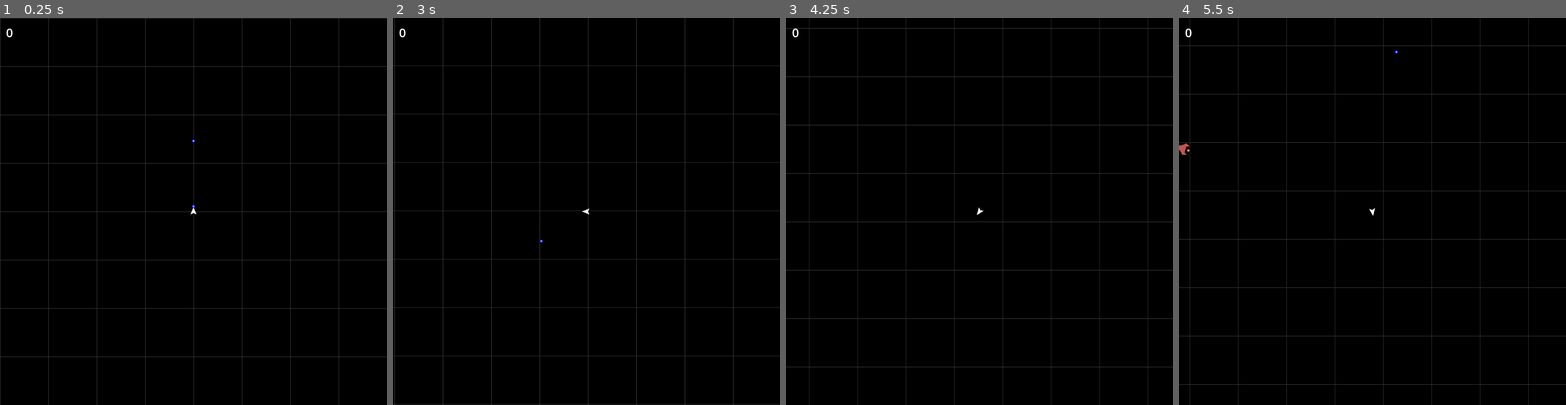
Above: before the commit, frames 1-4 (left to right).
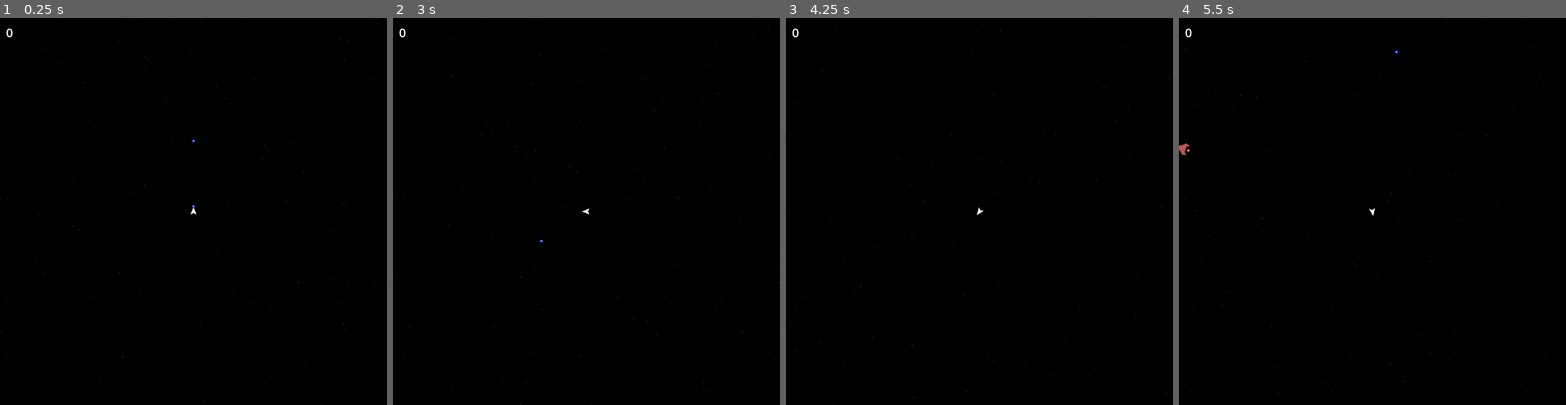
Above: after the commit, the same moments.

Repository: Trantarius/ArcadeGame
Game: Godot game, scene res://main.tscn
Same seed, same stepped clock (60 frames per second), same inputs: the game is played once before the commit and once after it.
Inputs (mouse positions are in pixels of both pictures, inside the frame that each line leads up to):
- Up to frame 1 (0.25 s): no input
- Up to frame 2 (3 s): move the mouse to (671, 192) at 0.52 s; hold D (right) 0.53-1.28 s; hold Space (shoot) 0.53-1.28 s; move the mouse to (509, 230) at 1.27 s; hold A (left) 1.28-2.03 s; tap Space (shoot) at 1.35, 2.85 s; move the mouse to (625, 126) at 2.02 s; hold D (right) 2.03-2.78 s; hold Space (shoot) 2.03-2.78 s; move the mouse to (567, 288) at 2.77 s; hold W (forward) from 2.78 s (still down)
- Up to frame 3 (4.25 s): move the mouse to (1095, 269) at 3.52 s; release W (forward) at 3.53 s; hold A (left) from 3.53 s (still down); hold Space (shoot) from 3.53 s (still down)
- Up to frame 4 (5.5 s): keep holding A (left); move the mouse to (1256, 153) at 4.27 s; release Space (shoot) at 4.28 s; tap Space (shoot) at 4.35 s; move the mouse to (1391, 211) at 5.02 s; hold Space (shoot) from 5.03 s (still down)

The runs differ from the first frame. In frame 1, 2.0% of the frame differs, in the area x 0-100%, y 0-100%; in frame 2, 2.0%; in frame 3, 2.0%; in frame 4, 2.0%.

Commit message:
ambient particles

Diff:
--- /dev/null
+++ b/ambientparticles.gdshader
@@ -0,0 +1,40 @@
+shader_type particles;
+
+uniform float width=1024;
+uniform float height=1024;
+uniform float drift_speed=8;
+uniform float fade_time=1;
+uniform float parallax=0;
+
+float randf(uint seed, uint n,uint idx){
+	seed = seed^(n*uint(12345))^(idx*uint(54321));
+	return float(seed%uint(1000))/1000.0;
+}
+
+void start() {
+	TRANSFORM=mat4(1);
+
+	VELOCITY=vec3((randf(RANDOM_SEED,NUMBER,8956)*2.0-1.0)*drift_speed,
+				  (randf(RANDOM_SEED,NUMBER,139)*2.0-1.0)*drift_speed,
+				  (randf(RANDOM_SEED,NUMBER,963)*2.0-1.0)*drift_speed);
+	// age
+	CUSTOM.w=0.0;
+	// true position
+	CUSTOM.xyz = vec3((randf(RANDOM_SEED,NUMBER,567)-0.5)*width,
+					  (randf(RANDOM_SEED,NUMBER,4783)-0.5)*height,
+					   randf(RANDOM_SEED,NUMBER,93675) * (width+height)/2.0);
+}
+
+void process() {
+	CUSTOM.xyz += VELOCITY*DELTA;
+	float depth = CUSTOM.z*2.0/(width+height);
+	vec2 pos = CUSTOM.xy + (1.0-1.0/(depth*parallax+1.0))*EMISSION_TRANSFORM[3].xy;
+
+	pos -= EMISSION_TRANSFORM[3].xy;
+	pos.x = mod(pos.x,width)-width/2.0;
+	pos.y = mod(pos.y,height)-height/2.0;
+	pos += EMISSION_TRANSFORM[3].xy;
+	TRANSFORM[3].xy = pos;
+	CUSTOM.w+=DELTA;
+	COLOR.a=min(CUSTOM.w,LIFETIME-CUSTOM.w)/fade_time;
+}
--- a/hornet/hornet.gd
+++ b/hornet/hornet.gd
@@ -19,6 +19,7 @@
 		linear_target = Vector2.ZERO
 		angular_control_mode = ControlMode.THRUST
 		angular_target = 0
+		fire_timer = max(0,fire_timer-delta)
 	else:
 
 		linear_control_mode = ControlMode.POSITION
@@ -36,13 +37,13 @@
 		else:
 			fire_timer = max(0,fire_timer-delta)
 
-		if(!is_instance_valid(charging_shot)):
-			make_new_shot()
+	if(!is_instance_valid(charging_shot)):
+		make_new_shot()
 
-		charging_shot.scale = Vector2.ONE*fire_timer/fire_delay
-		if(fire_timer>fire_delay):
-			fire()
-			fire_timer-=fire_delay
+	charging_shot.scale = Vector2.ONE*fire_timer/fire_delay
+	if(fire_timer>fire_delay):
+		fire()
+		fire_timer-=fire_delay
 
 func make_new_shot()->void:
 	if(is_instance_valid(charging_shot)):
--- a/main.tscn
+++ b/main.tscn
@@ -14,15 +14,16 @@
 follow_viewport_enabled = true
 
 [node name="BackgroundTexture" type="TextureRect" parent="BackgroundLayer"]
-modulate = Color(0.25098, 0.25098, 0.25098, 1)
-texture_filter = 1
-offset_left = -512.0
-offset_top = -512.0
-offset_right = 512.0
-offset_bottom = 512.0
+visible = false
+modulate = Color(0.223529, 0.223529, 0.223529, 1)
+offset_left = -770.0
+offset_top = -687.0
+offset_right = 760.0
+offset_bottom = 767.0
 texture = ExtResource("1_ennhv")
 stretch_mode = 1
 script = ExtResource("2_0i1pn")
+centered = true
 
 [node name="UILayer" type="CanvasLayer" parent="."]
 layer = 2
--- a/player/camera.gd
+++ b/player/camera.gd
@@ -5,6 +5,8 @@
 var is_free:bool = false
 
 # Called every frame. 'delta' is the elapsed time since the previous frame.
-func _process(delta: float) -> void:
+func _physics_process(delta: float) -> void:
+	$AmbientParticles.process_material.set_shader_parameter('width',get_viewport().size.x)
+	$AmbientParticles.process_material.set_shader_parameter('height',get_viewport().size.y)
 	if(is_free):
 		position += velocity*delta
--- a/player/player.tscn
+++ b/player/player.tscn
@@ -1,7 +1,16 @@
-[gd_scene load_steps=3 format=3 uid="uid://ccgupredk0a3f"]
+[gd_scene load_steps=5 format=3 uid="uid://ccgupredk0a3f"]
 
 [ext_resource type="Script" path="res://player/Player.gd" id="1_n287t"]
 [ext_resource type="Script" path="res://player/camera.gd" id="2_ccbte"]
+[ext_resource type="Shader" path="res://ambientparticles.gdshader" id="3_khmqt"]
+
+[sub_resource type="ShaderMaterial" id="ShaderMaterial_v1xyb"]
+shader = ExtResource("3_khmqt")
+shader_parameter/width = 1024.0
+shader_parameter/height = 1024.0
+shader_parameter/drift_speed = 4.0
+shader_parameter/fade_time = 5.0
+shader_parameter/parallax = 0.0
 
 [node name="Player" type="RigidBody2D" groups=["Players"]]
 collision_layer = 2
@@ -29,3 +38,10 @@
 [node name="Camera2D" type="Camera2D" parent="."]
 top_level = true
 script = ExtResource("2_ccbte")
+
+[node name="AmbientParticles" type="GPUParticles2D" parent="Camera2D"]
+amount = 256
+process_material = SubResource("ShaderMaterial_v1xyb")
+lifetime = 10.0
+preprocess = 10.0
+fixed_fps = 60
